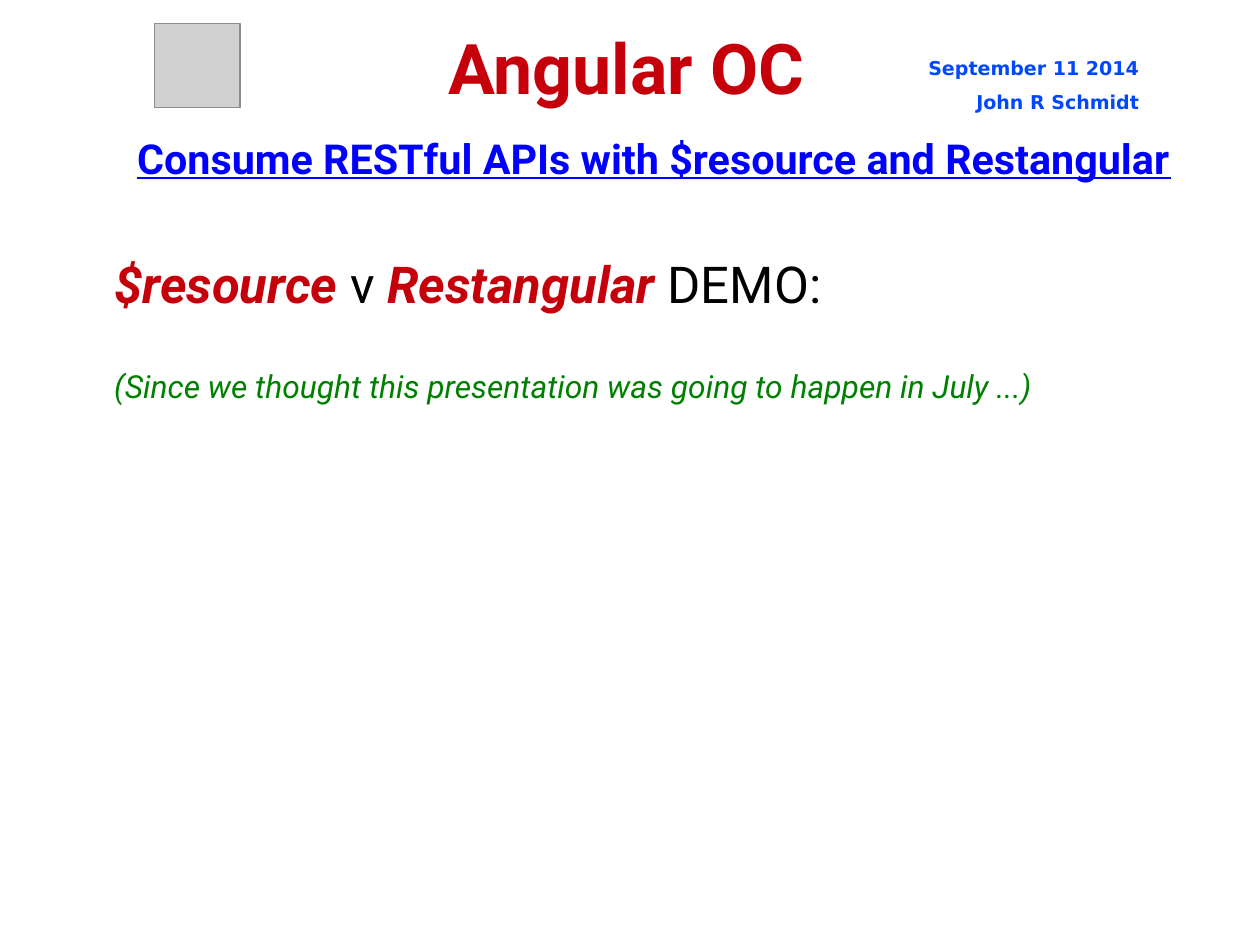
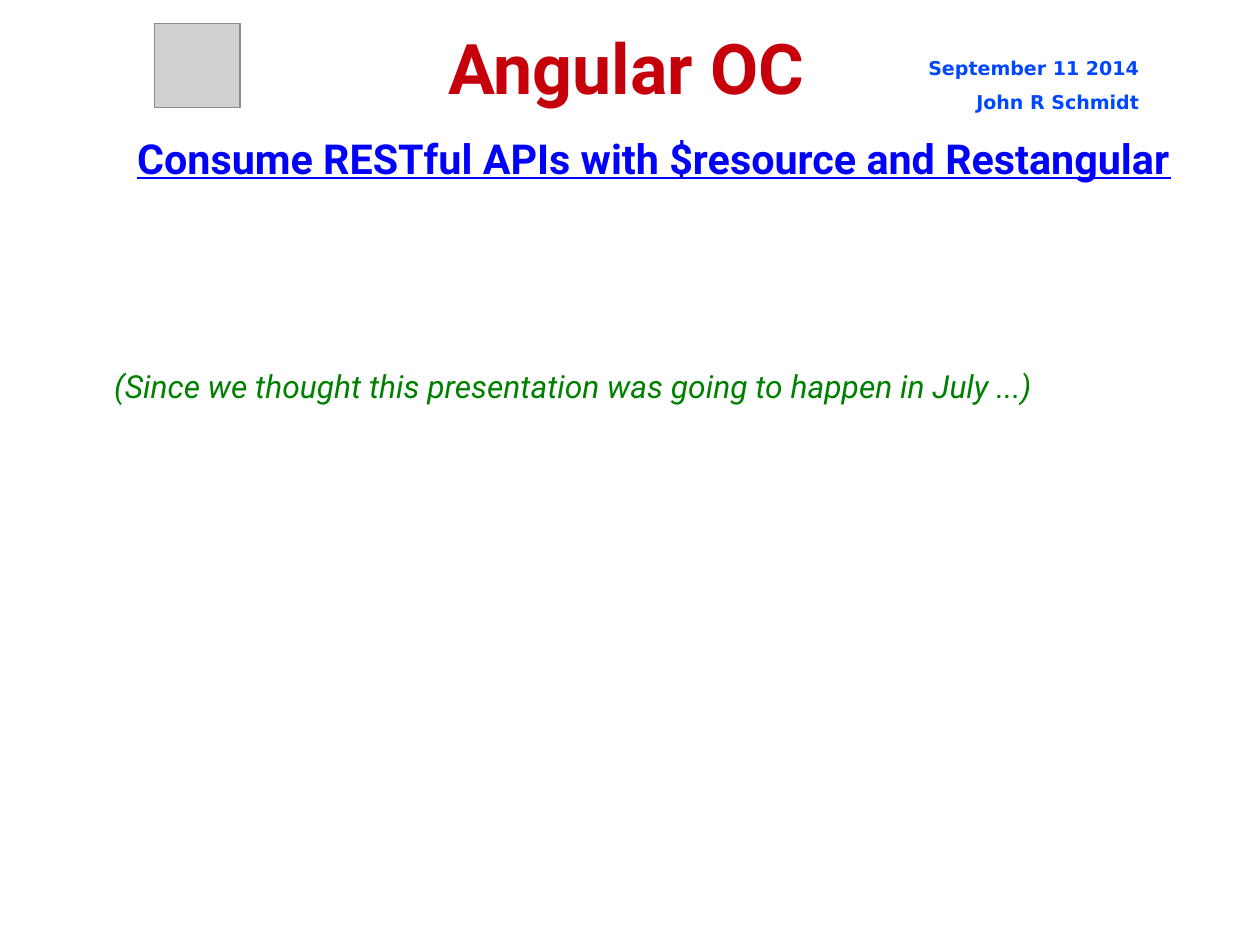
Before and after one commit to jrschmidt/fifa-angular-rest-demo, a slide deck: slide 12 of fifa.odp (slide 7 before the commit). Drawn at 1260x945 pixels with LibreOffice and Linux fonts; fonts in the diff are those of the drawing; grey boxes stand for pictures; background and template pictures are left out. Boxes give left, top, right and bottom in pixels: in the first picture for what was removed or moved away, otherwise in the second. Text is boxed around its words. In the diff, an @@ line names an element or a change of style, - is before the commit and + after.

```diff
--- a/fifa.odp
+++ b/fifa.odp
@@ subtitle removed at <box>114,261,822,314</box> @@
-$resource v Restangular DEMO:
```
Also in this commit, not shown: 8 other slides changed, 2 slides added, 1 other file.
